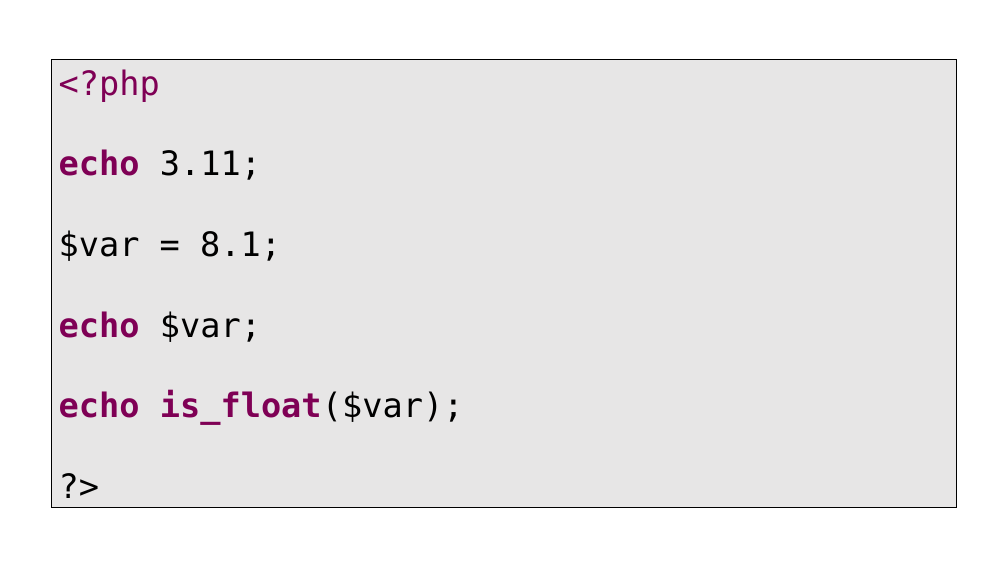
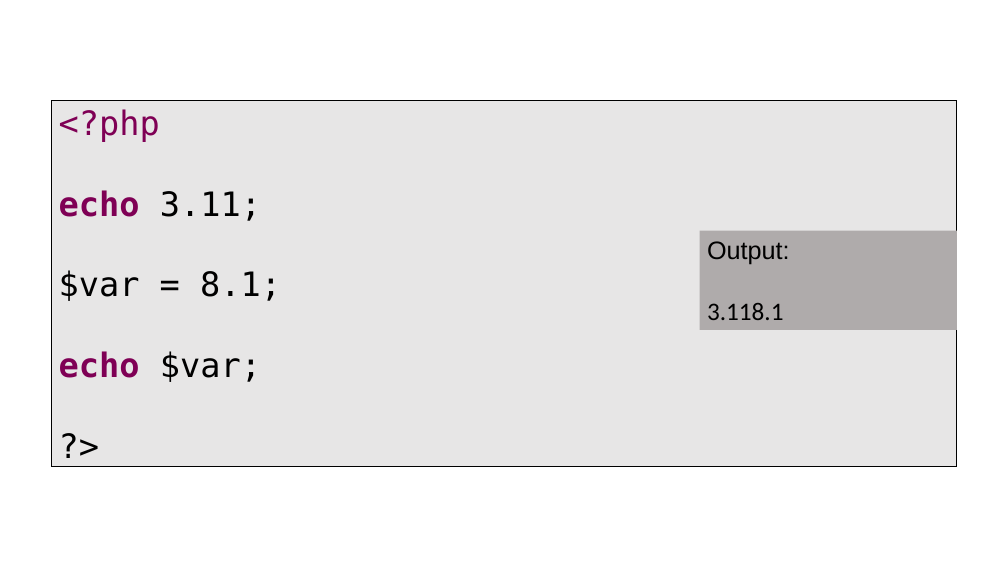
Before and after one commit to PHPEmbark/curriculum, a slide deck: slide 16 of course/1 - Basic Programming/Basics Of Programming.pptx. Drawn at 1008x567 pixels with LibreOffice and Linux fonts; fonts in the diff are those of the drawing. Boxes give left, top, right and bottom in pixels: in the first picture for what was removed or moved away, otherwise in the second. Text is boxed around its words. In the diff, an @@ line names an element or a change of style, - is before the commit and + after.

```diff
--- a/course/1 - Basic Programming/Basics Of Programming.pptx
+++ b/course/1 - Basic Programming/Basics Of Programming.pptx
@@ text "<?php": place and size @@
-text "<?php" at bbox=[51, 56, 957, 511]
+text "<?php" at bbox=[51, 97, 957, 471]
@@ rectangle added at bbox=[699, 231, 957, 330], fill #AFABAB, 24 pt, text #000000 @@
+Output:
+3.118.1
@@ text at bbox=[59, 390, 464, 425]: paragraph removed @@
-echo is_float($var);
```
Also in this commit, not shown: 29 other slides changed, 9 slides added.
